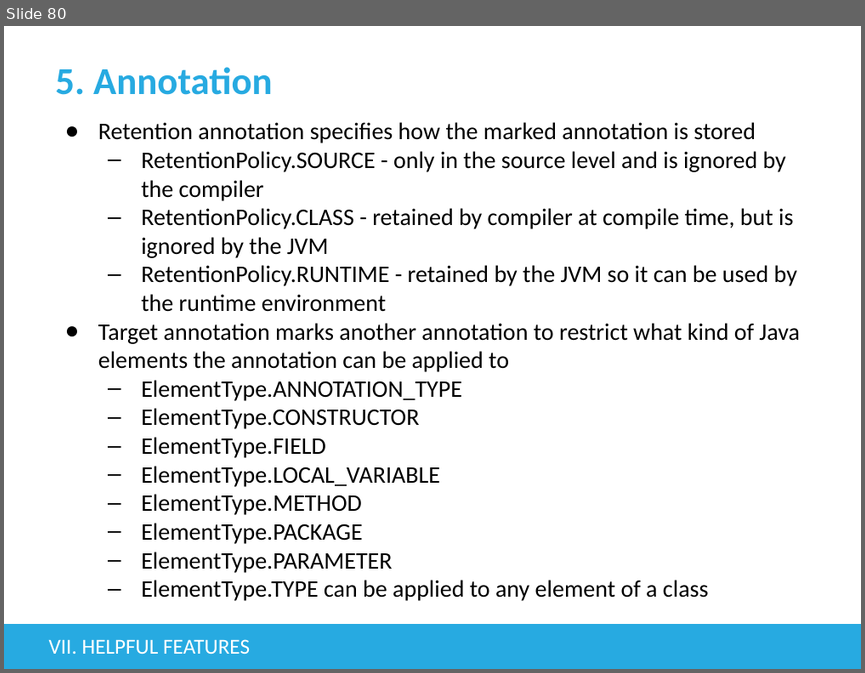
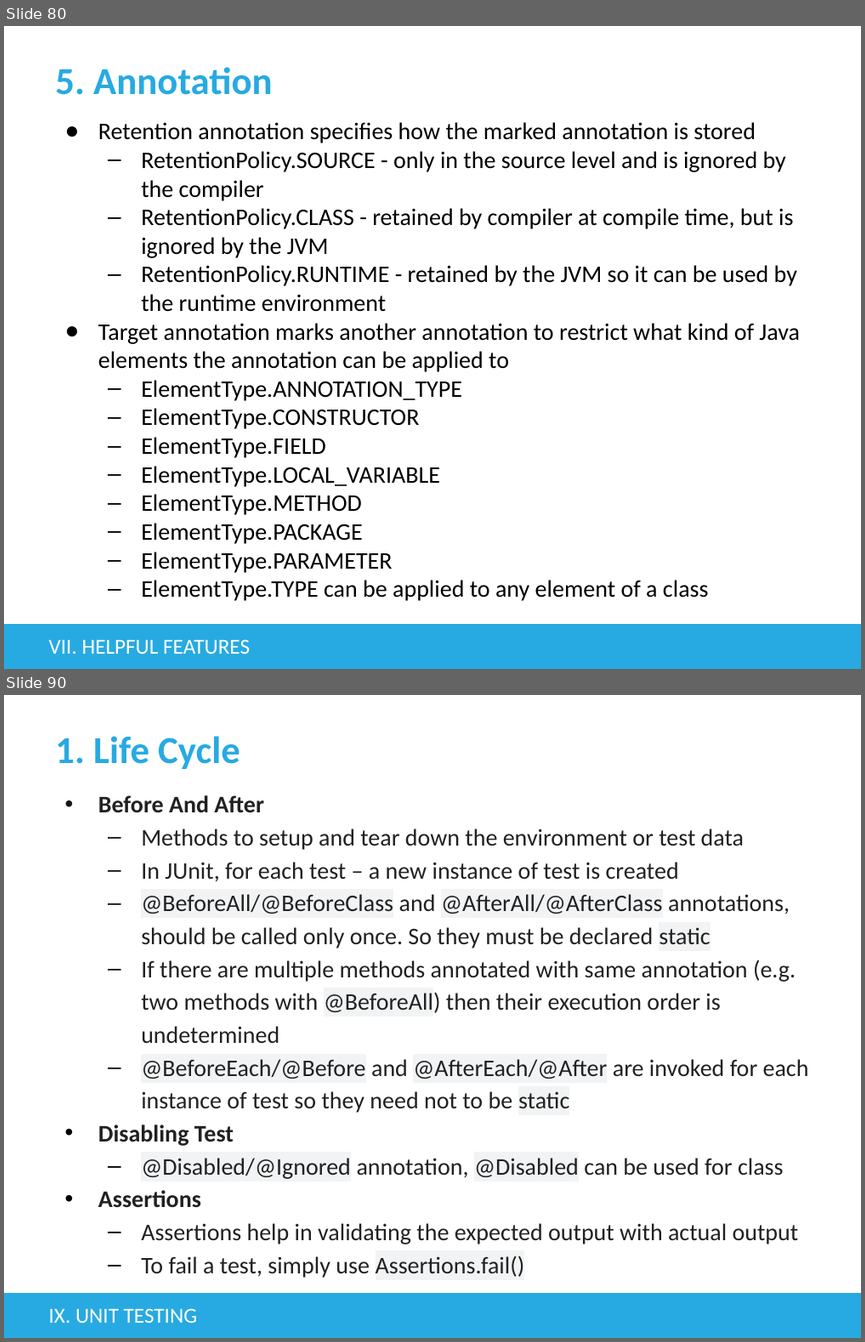
Before and after one commit to tienphat14/java-exercise, a slide deck: src/main/resources/Basic Java.pptx. Shown one above the other, each under a label of ours: slide 80 before the commit, slides 80 and 90 after it; the slides between them are not shown. The pictures are 865x673 and 865x1342 pixels, drawn with LibreOffice and Linux fonts; fonts in the diff are those of the drawing; background and template pictures are left out. Boxes give left, top, right and bottom in pixels: in the first picture for what was removed or moved away, otherwise in the second. Text is boxed around its words. In the diff, an @@ line names an element or a change of style, - is before the commit and + after.

```diff
--- a/src/main/resources/Basic Java.pptx
+++ b/src/main/resources/Basic Java.pptx
@@ slide 90 added at (4,695,861,1338), background #FFFFFF; not listed: 1 template element that a slide beside it also shows @@
@@ title added at (55,736,240,769), 32 pt, text #27AAE1, bold @@
+1. Life Cycle
@@ text added at (98,795,809,1277), 20 pt, text #212121 @@
+• Before And After
+  – Methods to setup and tear down the environment or test data
+  – In JUnit, for each test – a new instance of test is created
+  – @BeforeAll/@BeforeClass and @AfterAll/@AfterClass annotations, should be called only once. So they must be declared static
+  – If there are multiple methods annotated with same annotation (e.g. two methods with @BeforeAll) then their execution order is undetermined
+  – @BeforeEach/@Before and @AfterEach/@After are invoked for each instance of test so they need not to be static
+• Disabling Test
+  – @Disabled/@Ignored annotation, @Disabled can be used for class
+• Assertions
+  – Assertions help in validating the expected output with actual output
+  – To fail a test, simply use Assertions.fail()
@@ text added at (49,1308,197,1322), 18 pt, text #FFFFFF @@
+IX. UNIT TESTING
```
Also in this commit, not shown: 10 slides changed, 18 other slides added, 24 other files.
